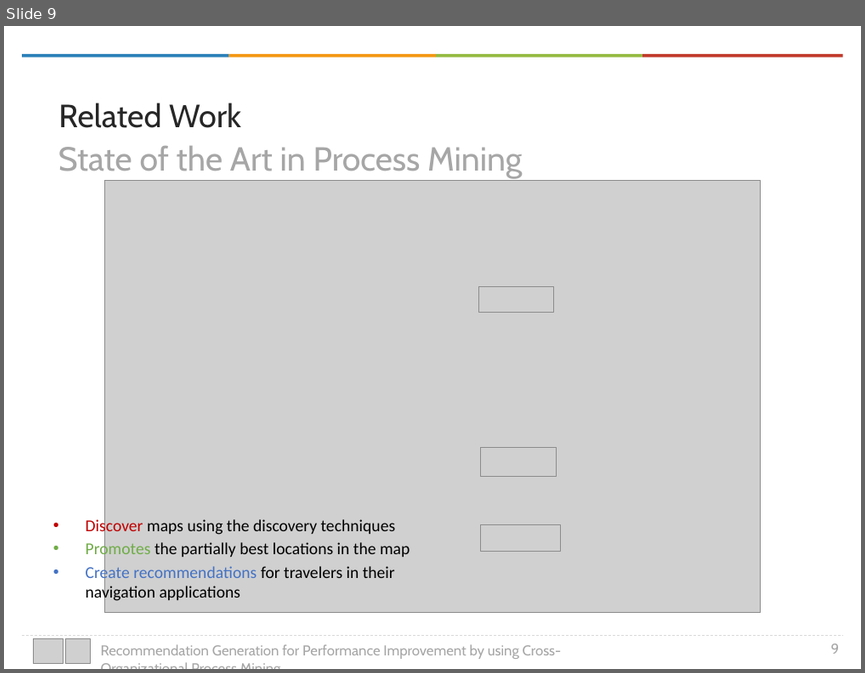
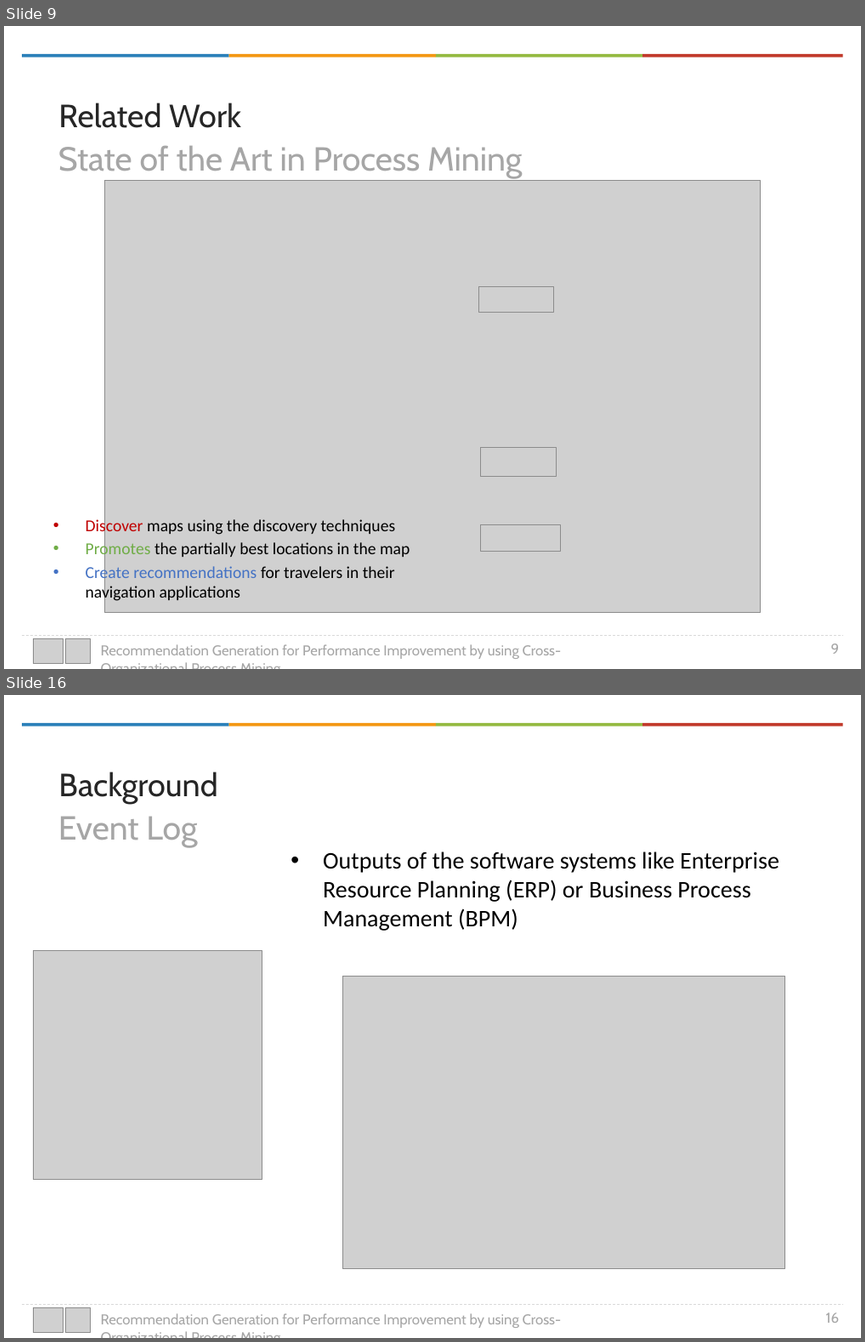
Before and after one commit to onuryilmaz/cross-org-proc-min-thesis, a slide deck: presentation.pptx. Shown one above the other, each under a label of ours: slide 9 before the commit, slides 9 and 16 after it; the slides between them are not shown. The pictures are 865x673 and 865x1342 pixels, drawn with LibreOffice and Linux fonts; fonts in the diff are those of the drawing; grey boxes stand for pictures; background and template pictures are left out. Boxes give left, top, right and bottom in pixels: in the first picture for what was removed or moved away, otherwise in the second. Text is boxed around its words. In the diff, an @@ line names an element or a change of style, - is before the commit and + after.

```diff
--- a/presentation.pptx
+++ b/presentation.pptx
@@ slide 16 added at [4,695,861,1338], background picture (left out) @@
@@ group added at [22,723,843,726]: 4 rectangles @@
@@ text added at [58,771,217,804], 27 pt, text #262626 @@
+Background
@@ text added at [58,817,197,847], 28 pt, text #A6A6A6 @@
+Event Log
@@ text added at [323,851,779,930], 20 pt, text #000000 @@
+• Outputs of the software systems like Enterprise Resource Planning (ERP) or Business Process Management (BPM)
@@ picture added at [33,950,262,1179] @@
@@ picture added at [342,976,784,1269] @@
@@ group added at [22,1304,843,1333]: 2 pictures, 1 line, 1 page number, 1 text @@
+16
+Recommendation Generation for Performance Improvement by using Cross-Organizational Process Mining
```
Also in this commit, not shown: 18 slides changed, 14 other slides added, 25 other files.
